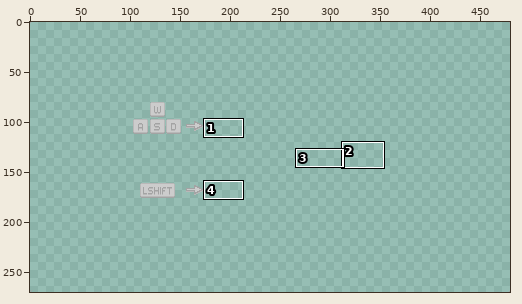
File history of a pixel-art file, Assets/Sprites/UI/tutorialOverlay.aseprite. The picture above shows the old version from afar; the outline marks the close-up.
Close-up. As it was:
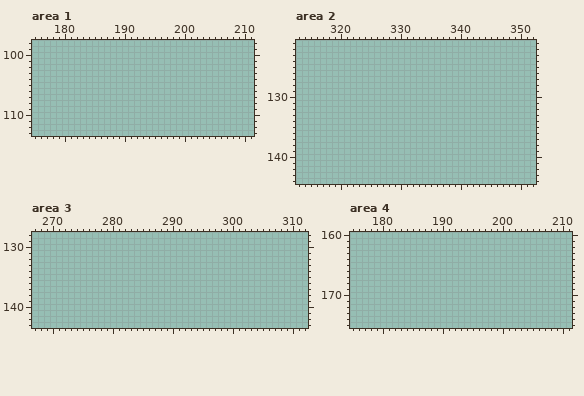
480x270 pixels, 1 frame. Shown: area 1: x 175..211, y 98..113; area 2: x 313..352, y 121..144; area 3: x 267..312, y 128..143; area 4: x 175..211, y 160..175. The old version is drawn lined up with the new one.
And afterwards:
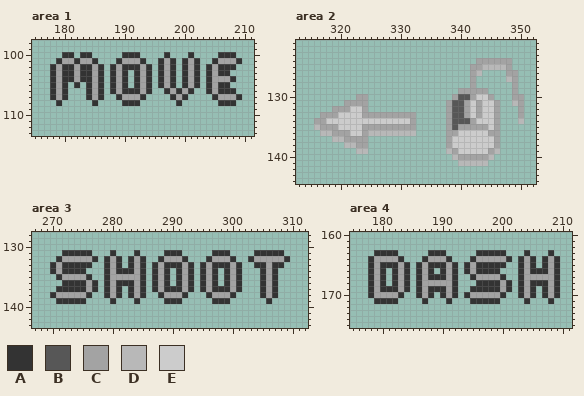
Palette (. is transparent): A #333333  B #575757  C #a3a3a3  D #b8b8b8  E #cccccc
Changes in this commit:
drawings rearranged on the sheet (the old picture shows each at its new place; 8 dropped ones are not shown)
Area 1:
y 100: x 180..181 .. -> AA; x 183..184 .. -> AA; x 190..192 ... -> AAA; x 197 . -> A; x 201 . -> A; x 206..208 ... -> AAA
y 101: x 179..185 ....... -> ACCACCA; x 189..193 ..... -> ACCCA; x 196..198 ... -> ACA; x 200..202 ... -> ACA; x 205..209 ..... -> ACCCA
y 102: x 178..186 ......... -> ACAACAACA; x 188..194 ....... -> ACAAACA; x 196..198 ... -> ACA; x 200..202 ... -> ACA; x 204..208 ..... -> ACAAA
y 103: x 178..186 ......... -> ACAACAACA; x 188..190 ... -> ACA; x 192..194 ... -> ACA; x 196..198 ... -> ACA; x 200..202 ... -> ACA; x 204..207 .... -> ACAA
y 104: x 178..186 ......... -> ACAACAACA; x 188..190 ... -> ACA; x 192..194 ... -> ACA; x 196..198 ... -> ACA; x 200..202 ... -> ACA; x 204..208 ..... -> ACCCA
y 105: x 178..180 ... -> ACA; x 182 . -> A; x 184..186 ... -> ACA; x 188..190 ... -> ACA; x 192..194 ... -> ACA; x 196..198 ... -> ACA; x 200..202 ... -> ACA; x 204..207 .... -> ACAA
y 106: x 178..180 ... -> ACA; x 184..186 ... -> ACA; x 188..194 ....... -> ACAAACA; x 197..201 ..... -> ACACA; x 204..208 ..... -> ACAAA
y 107: x 178..180 ... -> ACA; x 184..186 ... -> ACA; x 189..193 ..... -> ACCCA; x 198..200 ... -> ACA; x 205..209 ..... -> ACCCA
y 108: x 179 . -> A; x 185 . -> A; x 190..192 ... -> AAA; x 199 . -> A; x 206..208 ... -> AAA
Area 2:
y 124: x 343..348 ...... -> CCCCCC
y 125: x 342..348 ....... -> CCDDDDC
y 126: x 342..343 .. -> CD; x 348..349 .. -> CC
y 127: x 342 . -> C; x 348..349 .. -> DC
y 128: x 342 . -> C; x 349 . -> C
y 129: x 340..344 ..... -> CCCCC; x 349 . -> C
y 130: x 323..324 .. -> CC; x 339..345 ....... -> CBBCEEC; x 349..350 .. -> CC
y 131: x 321..324 .... -> CCCC; x 338..346 ......... -> CBBCECEEC; x 349..350 .. -> DC
y 132: x 319..324 ...... -> CCCEEC; x 338..346 ......... -> CBBCECEEC; x 350 . -> C
y 133: x 317..332 ................ -> CCCEEEECCCCCCCCC; x 338..346 ......... -> CBBCECEEC; x 350 . -> C
y 134: x 316..332 ................. -> CCEEEEEEEEEEEEEEC; x 338..346 ......... -> CBBBCEEEC; x 350 . -> D
y 135: x 316..332 ................. -> DCCCEEEECCCCCCCCC; x 338..346 ......... -> CBCCCCCEC
y 136: x 317..332 ................ -> DDCCCEECDDDDDDDD; x 338..346 ......... -> CCEEEEECC
y 137: x 319..324 ...... -> DDCCCC; x 338..346 ......... -> CEEEEEEEC
y 138: x 321..324 .... -> DDCC; x 338..346 ......... -> CEEEEEEEC
y 139: x 323..324 .. -> DD; x 338..346 ......... -> DCEEEEECD
y 140: x 339..345 ....... -> DCCCCCD
y 141: x 340..344 ..... -> DDDDD
Area 3:
y 131: x 272..276 ..... -> AAAAA; x 280 . -> A; x 284 . -> A; x 289..291 ... -> AAA; x 297..299 ... -> AAA; x 304..308 ..... -> AAAAA
y 132: x 271..277 ....... -> ACCCCCA; x 279..281 ... -> ACA; x 283..285 ... -> ACA; x 288..292 ..... -> ACCCA; x 296..300 ..... -> ACCCA; x 303..309 ....... -> ACCCCCA
y 133: x 270..276 ....... -> ACAAAAA; x 279..281 ... -> ACA; x 283..285 ... -> ACA; x 287..293 ....... -> ACAAACA; x 295..301 ....... -> ACAAACA; x 304..308 ..... -> AACAA
y 134: x 270..275 ...... -> ACAAAA; x 279..285 ....... -> ACAAACA; x 287..289 ... -> ACA; x 291..293 ... -> ACA; x 295..297 ... -> ACA; x 299..301 ... -> ACA; x 305..307 ... -> ACA
y 135: x 271..276 ...... -> ACCCCA; x 279..285 ....... -> ACCCCCA; x 287..289 ... -> ACA; x 291..293 ... -> ACA; x 295..297 ... -> ACA; x 299..301 ... -> ACA; x 305..307 ... -> ACA
y 136: x 272..277 ...... -> AAAACA; x 279..285 ....... -> ACAAACA; x 287..289 ... -> ACA; x 291..293 ... -> ACA; x 295..297 ... -> ACA; x 299..301 ... -> ACA; x 305..307 ... -> ACA
y 137: x 271..277 ....... -> AAAAACA; x 279..281 ... -> ACA; x 283..285 ... -> ACA; x 287..293 ....... -> ACAAACA; x 295..301 ....... -> ACAAACA; x 305..307 ... -> ACA
y 138: x 270..276 ....... -> ACCCCCA; x 279..281 ... -> ACA; x 283..285 ... -> ACA; x 288..292 ..... -> ACCCA; x 296..300 ..... -> ACCCA; x 305..307 ... -> ACA
y 139: x 271..275 ..... -> AAAAA; x 280 . -> A; x 284 . -> A; x 289..291 ... -> AAA; x 297..299 ... -> AAA; x 306 . -> A
Area 4:
y 163: x 179..182 .... -> AAAA; x 188..190 ... -> AAA; x 196..200 ..... -> AAAAA; x 204 . -> A; x 208 . -> A
y 164: x 178..183 ...... -> ACCCCA; x 187..191 ..... -> ACCCA; x 195..201 ....... -> ACCCCCA; x 203..205 ... -> ACA; x 207..209 ... -> ACA
y 165: x 178..184 ....... -> ACAAACA; x 186..192 ....... -> ACAAACA; x 194..200 ....... -> ACAAAAA; x 203..205 ... -> ACA; x 207..209 ... -> ACA
y 166: x 178..180 ... -> ACA; x 182..184 ... -> ACA; x 186..188 ... -> ACA; x 190..192 ... -> ACA; x 194..199 ...... -> ACAAAA; x 203..209 ....... -> ACAAACA
y 167: x 178..180 ... -> ACA; x 182..184 ... -> ACA; x 186..192 ....... -> ACAAACA; x 195..200 ...... -> ACCCCA; x 203..209 ....... -> ACCCCCA
y 168: x 178..180 ... -> ACA; x 182..184 ... -> ACA; x 186..192 ....... -> ACCCCCA; x 196..201 ...... -> AAAACA; x 203..209 ....... -> ACAAACA
y 169: x 178..184 ....... -> ACAAACA; x 186..192 ....... -> ACAAACA; x 195..201 ....... -> AAAAACA; x 203..205 ... -> ACA; x 207..209 ... -> ACA
y 170: x 178..183 ...... -> ACCCCA; x 186..188 ... -> ACA; x 190..192 ... -> ACA; x 194..200 ....... -> ACCCCCA; x 203..205 ... -> ACA; x 207..209 ... -> ACA
y 171: x 179..182 .... -> AAAA; x 187 . -> A; x 191 . -> A; x 195..199 ..... -> AAAAA; x 204 . -> A; x 208 . -> A
Boxes around the changes in both close-ups, in picture pixels (x1, y1, x2, y2):
added: (50, 52, 242, 106)
added: (446, 58, 524, 166)
added: (314, 94, 416, 154)
added: (50, 250, 290, 304)
added: (368, 250, 560, 304)
